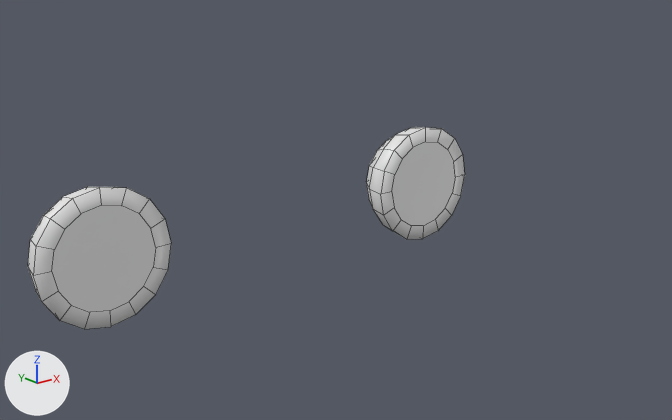
Renders of the FBX model Examples/Example_Movement/Mesh/Human/Human_Head_Ears.fbx from each side of a commit.
Camera for both pictures: a camera (50 mm lens) standing at (-1.175, -1.671, 0.535) and looking at (0.269, 0.135, -0.187). Arrows for +X, +Y and +Z are at lower left; the lights stay in place. Mesh edges are drawn as thin lines. Where no turn or scale is listed for an object, it has been applied to the vertices.

In view in the first picture: 'Human_Head_Ears'.
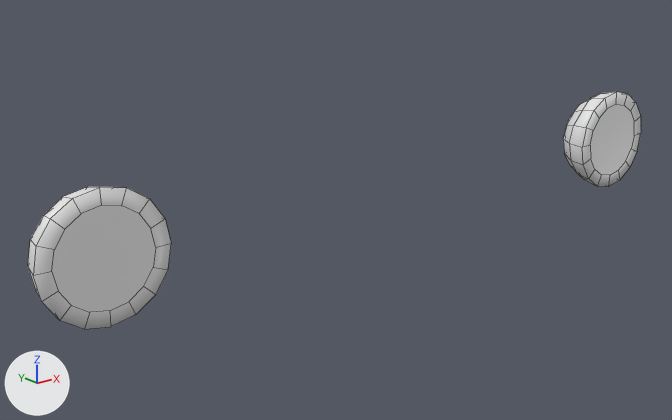
The newer file is also rescaled (x0.56), turned or shifted as a whole; pictures and numbers use the older file's frame.

The change, as a diff of the scene's bpy script:
```diff
--- a/Examples/Example_Movement/Mesh/Human/Human_Head_Ears.fbx.py
+++ b/Examples/Example_Movement/Mesh/Human/Human_Head_Ears.fbx.py
@@ me_cube_001 @@
 me_cube_001.from_pydata(...)  # 146 vertices, 130 faces; spans x -0.589..0.589, y -0.015..0.135, z -0.264..0.034
 # used by ob_human_head_ears; location = (0.0, 0.0, 0.0)
+# me_cube_001 part 1: the loose piece of 73 vertices spanning x 0.291..0.589, y -0.015..0.135, z -0.264..0.034 is moved by (0.799, 0.0, 0.0)
 me_cube_001.materials.append(mat_material_001)
```

Location of each change, (x1, y1, x2, y2) in pixels of the pictures (672 x 420 px; the box of a moved part takes in the faces that stretch with it):
'Human_Head_Ears', reshaped (40% wider, 17% taller): before (28, 127, 465, 329); after (28, 92, 641, 329)
part 1 of me_cube_001, moved or reshaped: before (366, 127, 465, 239); after (563, 92, 641, 187)
